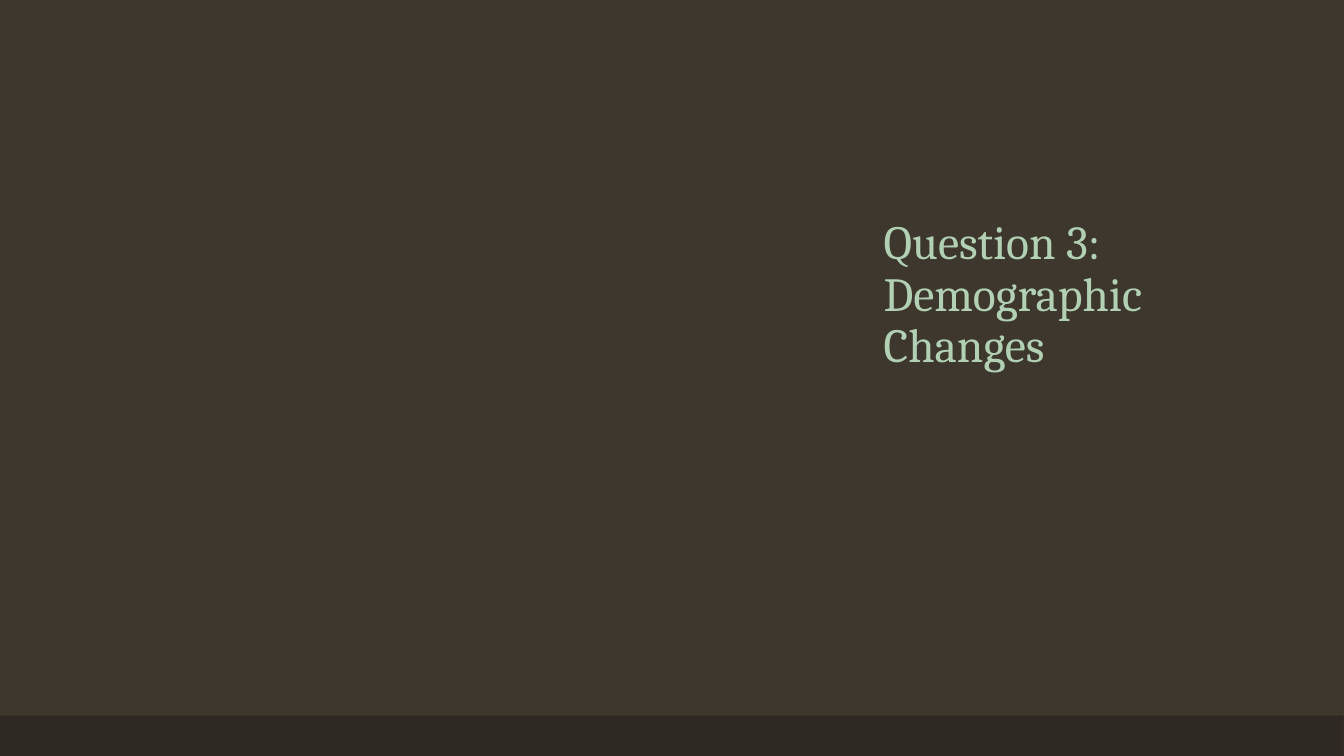
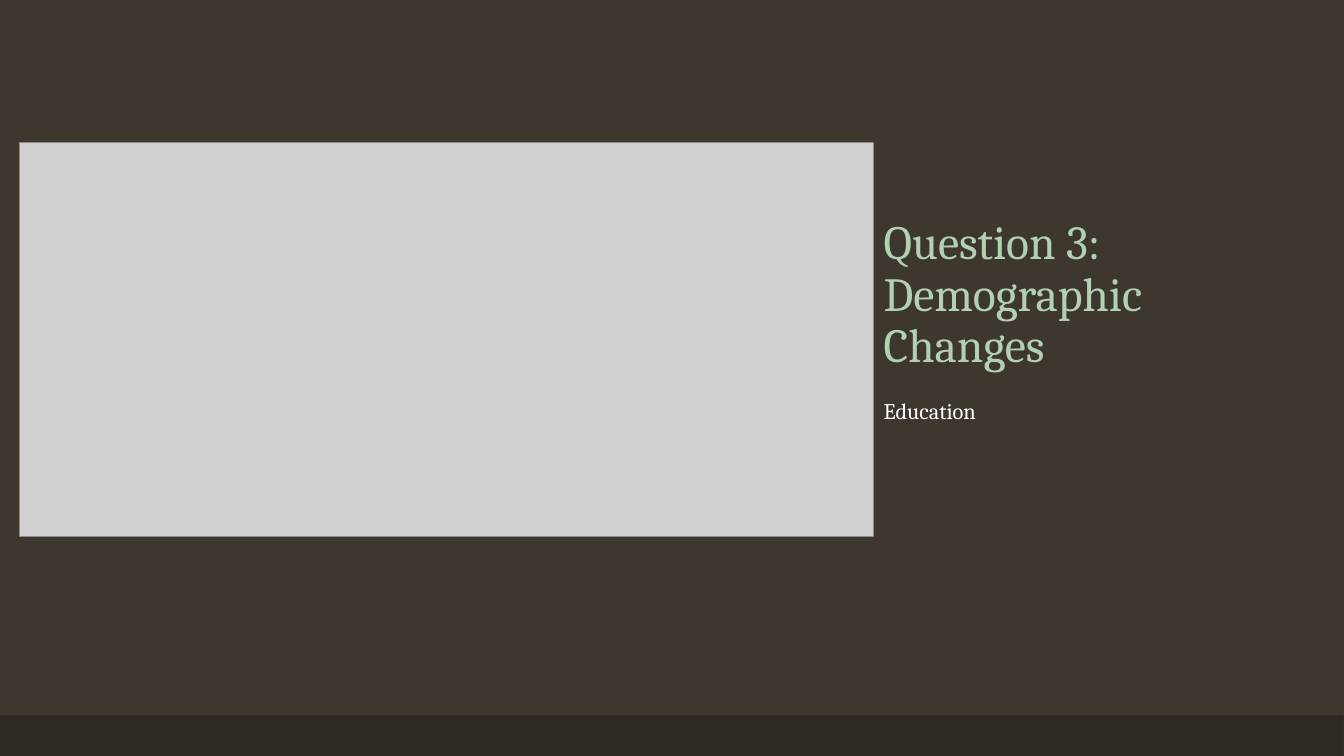
Before and after one commit to elizabethjaye/Project1-Repository, a slide deck: slide 5 of Housing in Orange County, FL.pptx. Drawn at 1344x756 pixels with LibreOffice and Linux fonts; fonts in the diff are those of the drawing; grey boxes stand for pictures. Boxes give left, top, right and bottom in pixels: in the first picture for what was removed or moved away, otherwise in the second. Text is boxed around its words. In the diff, an @@ line names an element or a change of style, - is before the commit and + after.

```diff
--- a/Housing in Orange County, FL.pptx
+++ b/Housing in Orange County, FL.pptx
@@ picture added at (20, 143, 874, 537) @@
@@ text added at (884, 403, 976, 419), 16 pt, text #FFFFFF @@
+Education
```
Also in this commit, not shown: 3 other slides changed, 2 slides added, 1 slide removed.
